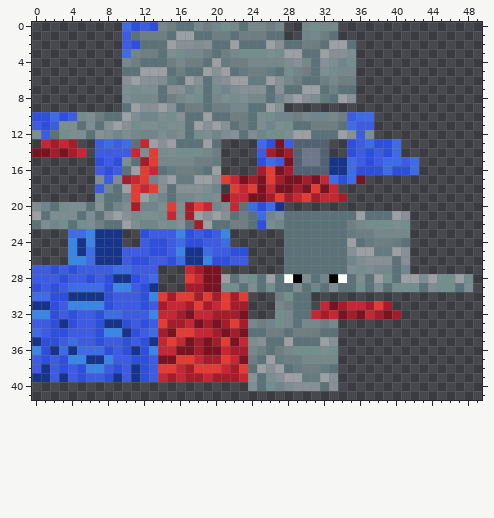
Two states of a pixel-art sprite, src/main/resources/assets/deepwaters/textures/model/entity/coral_crawler.png. Above, as it was before the edit.
The file is 64x64 pixels. Colours within 5 levels of each other are drawn and written as one. Shown: x 0..49, y 0..41.
And afterwards:
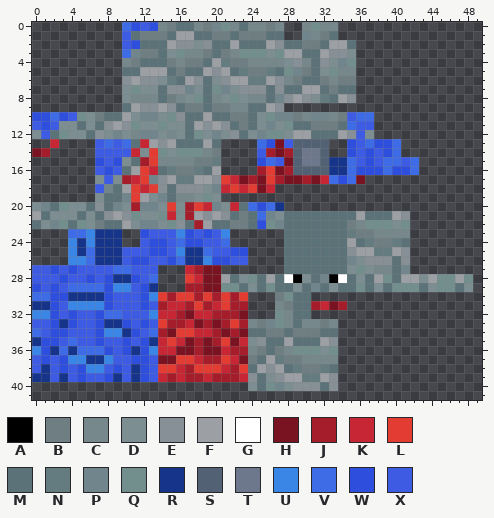
Palette (. is transparent): A #000000  B #6f7e83  C #77888c  D #7c8e92  E #869096  F #9ca0a4  G #ffffff  H #791321  J #a51d2b  K #c72634  L #e33d33  M #5a7278  N #647c80  P #71868c  Q #728f8e  R #163489  S #536174  T #6e788c  U #3a86e6  V #3d6ce6  W #2e4ede  X #3e5be3
The edit:
y 13: x 1..4 KJKJ -> .K..
y 14: x 1..5 HJHJK -> J....
y 18: x 21 . -> K; x 27..33 HHJHLHK -> .......
y 19: x 21..34 HKKHHJLJKLJKKJ -> ..............
y 31: x 31 . -> J; x 35..39 KKJLJ -> .....
y 32: x 31..40 KJKHJHKJHJ -> ..........
Pixel boxes of the changes (left, top, right, bottom) in both pictures:
changed: (41, 139, 86, 157)
changed: (221, 184, 347, 202)
changed: (311, 301, 401, 319)
